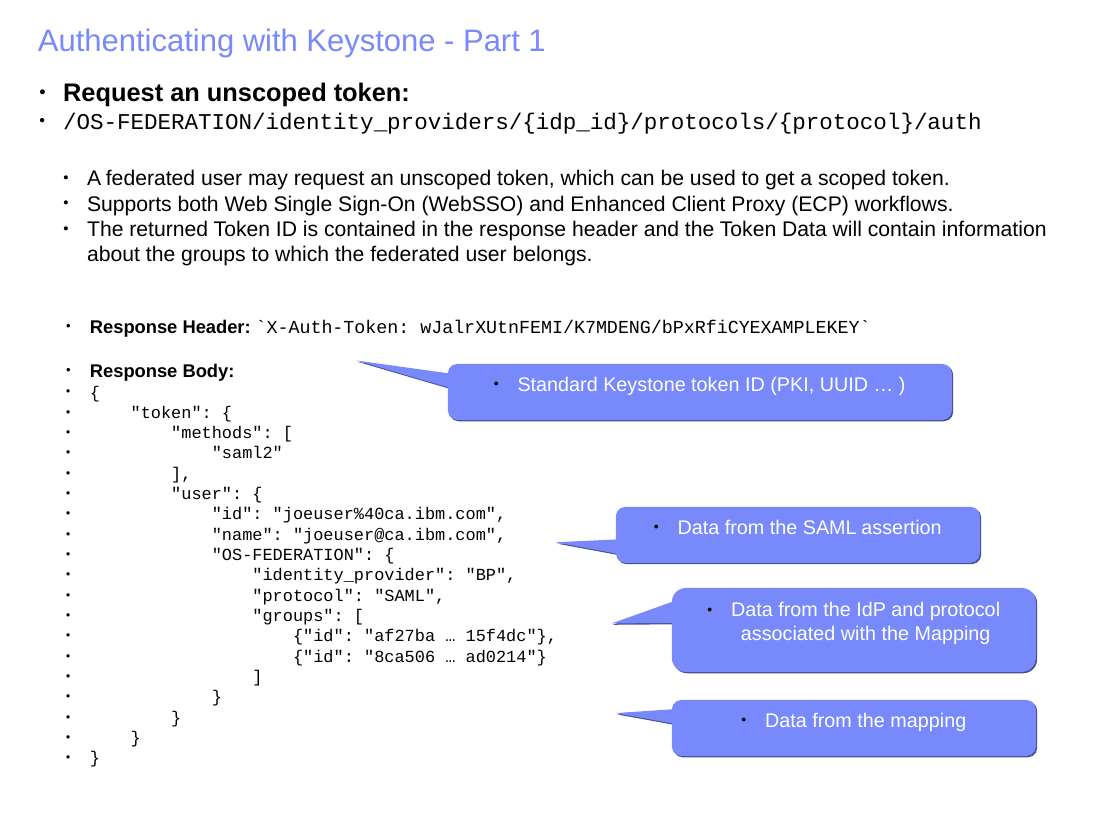
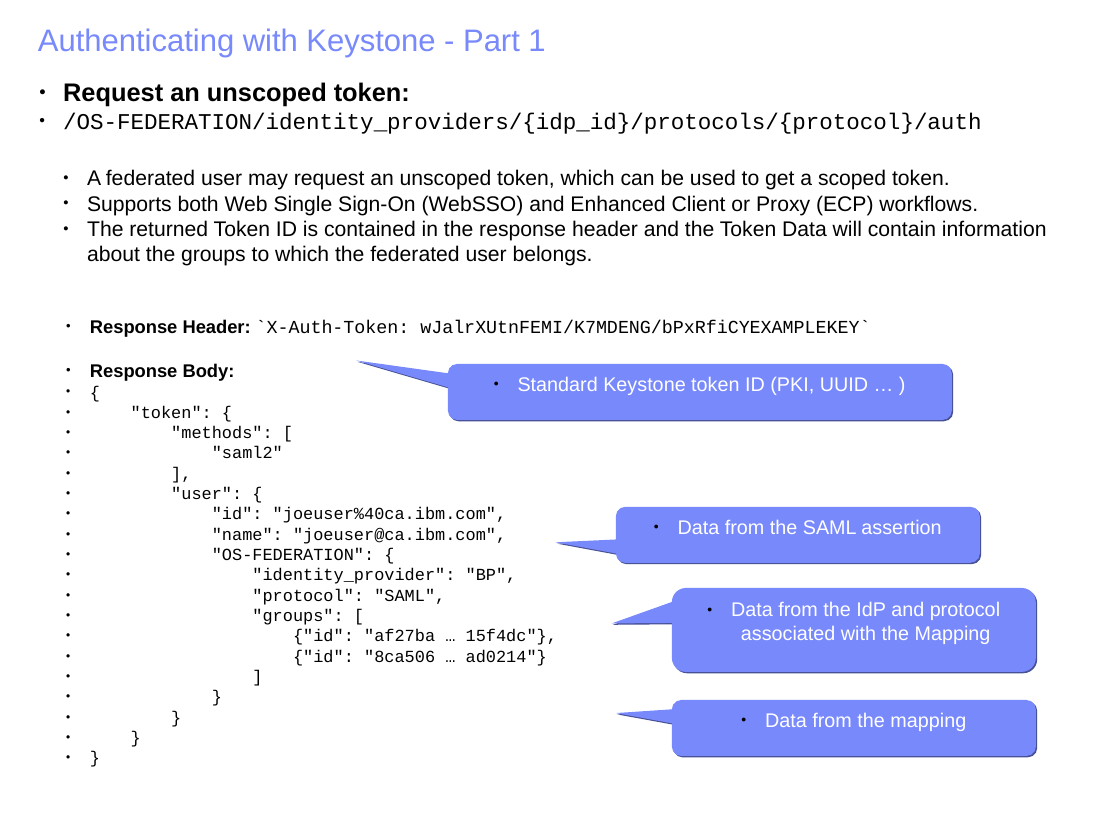
Before and after one commit to joesavak/OpenStackFederation, a slide deck: slide 22 of os-federation.odp. Drawn at 1120x840 pixels with LibreOffice and Linux fonts; fonts in the diff are those of the drawing. Boxes give left, top, right and bottom in pixels: in the first picture for what was removed or moved away, otherwise in the second. Text is boxed around its words. In the diff, an @@ line names an element or a change of style, - is before the commit and + after.

```diff
--- a/os-federation.odp
+++ b/os-federation.odp
@@ text at box(87, 195, 978, 216): text changed @@
-  ● Supports both Web Single Sign-On (WebSSO) and Enhanced Client Proxy (ECP) workflows.
+  ● Supports both Web Single Sign-On (WebSSO) and Enhanced Client or Proxy (ECP) workflows.
```
Also in this commit, not shown: 3 other slides changed.
